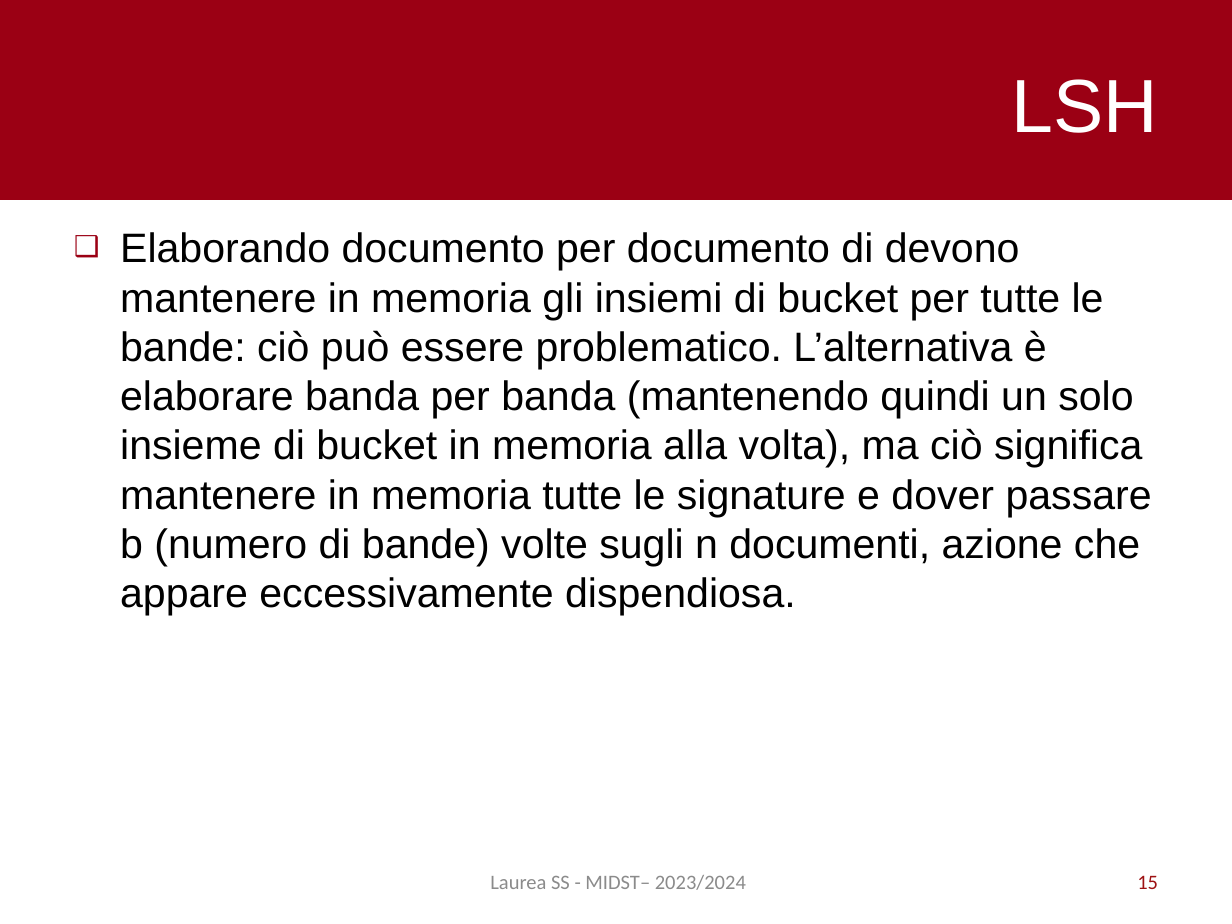
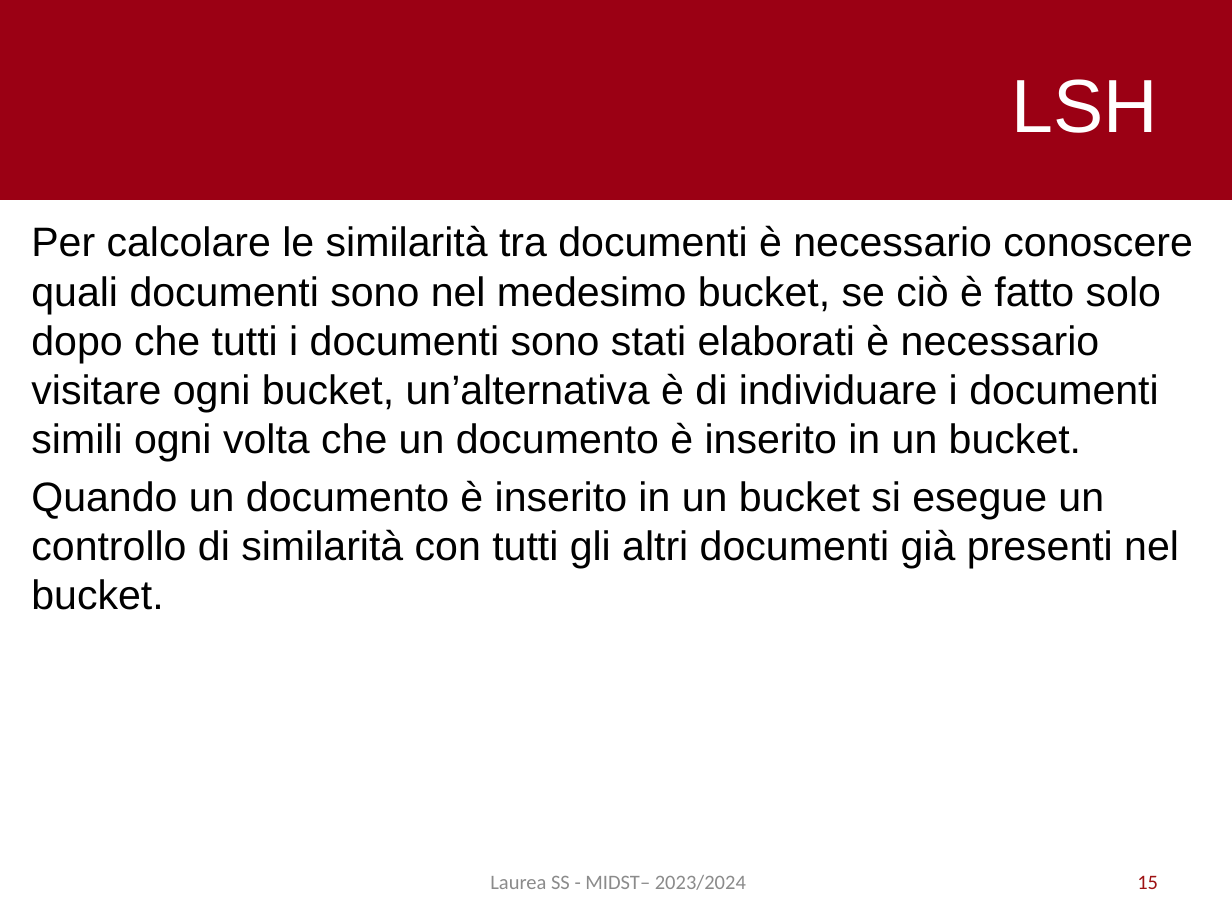
Before and after one commit to pietro-stangherlin/near_duplicate_doc_lsh, a slide deck: slide 15 of slides/ita/slides_ita.pptx. Drawn at 1232x924 pixels with LibreOffice and Linux fonts; fonts in the diff are those of the drawing. Boxes give left, top, right and bottom in pixels: in the first picture for what was removed or moved away, otherwise in the second. Text is boxed around its words. In the diff, an @@ line names an element or a change of style, - is before the commit and + after.

```diff
--- a/slides/ita/slides_ita.pptx
+++ b/slides/ita/slides_ita.pptx
@@ text at (x1=31, y1=225, x2=1193, y2=610): text changed @@
-❑ Elaborando documento per documento di devono mantenere in memoria gli insiemi di bucket per tutte le bande: ciò può essere problematico. L’alternativa è elaborare banda per banda (mantenendo quindi un solo insieme di bucket in memoria alla volta), ma ciò significa mantenere in memoria tutte le signature e dover passare b (numero di bande) volte sugli n documenti, azione che appare eccessivamente dispendiosa.
+Per calcolare le similarità tra documenti è necessario conoscere quali documenti sono nel medesimo bucket, se ciò è fatto solo dopo che tutti i documenti sono stati elaborati è necessario visitare ogni bucket, un’alternativa è di individuare i documenti simili ogni volta che un documento è inserito in un bucket.
+Quando un documento è inserito in un bucket si esegue un controllo di similarità con tutti gli altri documenti già presenti nel bucket.
```
Also in this commit, not shown: 3 other slides changed, 1 other file.
